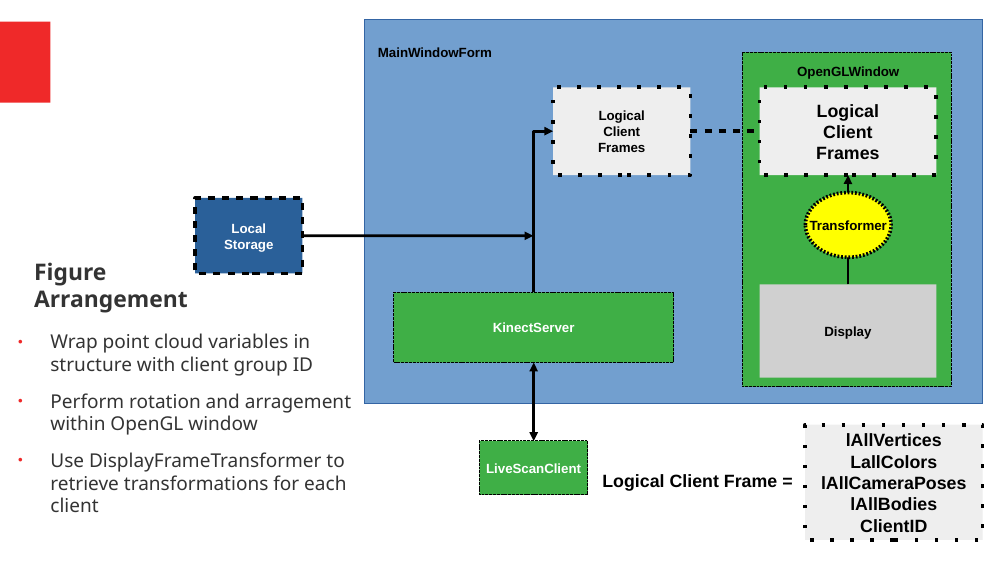
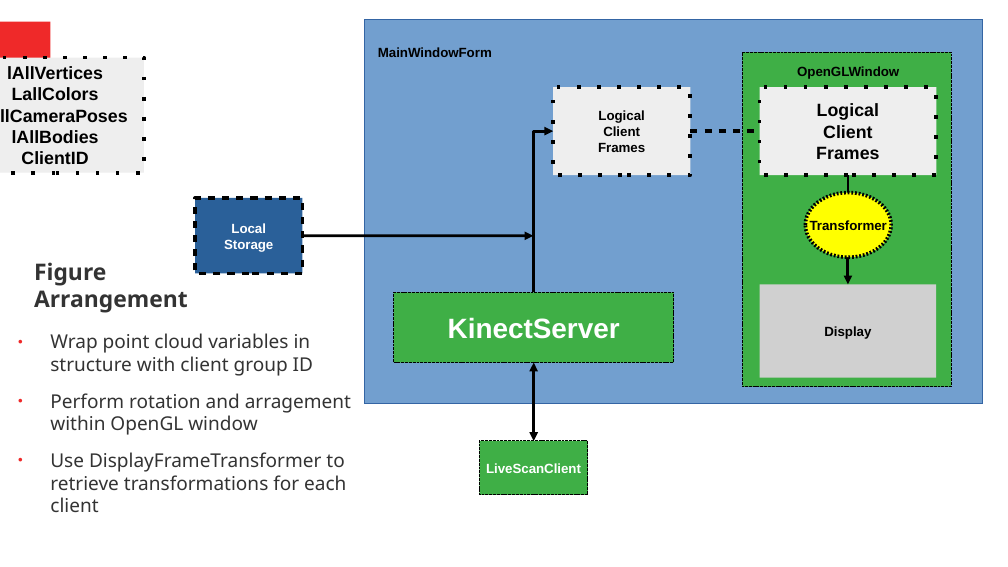
Before and after one commit to thelegend831/dissertation, a slide deck: slide 8 of resources/DecemberCatchUp.odp (slide 7 before the commit). Drawn at 1008x567 pixels with LibreOffice and Linux fonts; fonts in the diff are those of the drawing; grey boxes stand for pictures. Boxes give left, top, right and bottom in pixels: in the first picture for what was removed or moved away, otherwise in the second. Text is boxed around its words. In the diff, an @@ line names an element or a change of style, - is before the commit and + after.

```diff
--- a/resources/DecemberCatchUp.odp
+++ b/resources/DecemberCatchUp.odp
@@ rectangle "lAllVertices": place and size @@
-rectangle "lAllVertices" at <box>805,425,982,541</box>
+rectangle "lAllVertices" at <box>0,58,144,173</box>
@@ elbow arrow moved from (848, 284) - (849, 176) to (848, 176) - (848, 284) @@
@@ rectangle "KinectServer" at <box>393,293,674,363</box>: size 10.5 to 22 pt @@
@@ text removed at <box>602,474,777,491</box> @@
-Logical Client Frame =
```
Also in this commit, not shown: 9 other slides changed, 1 slide added, 5 other files.
